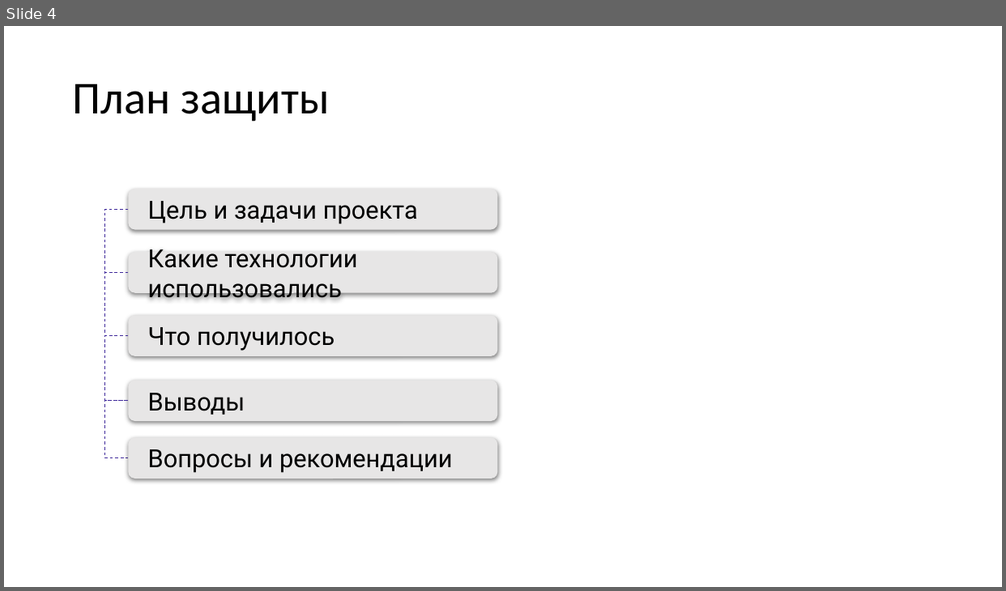
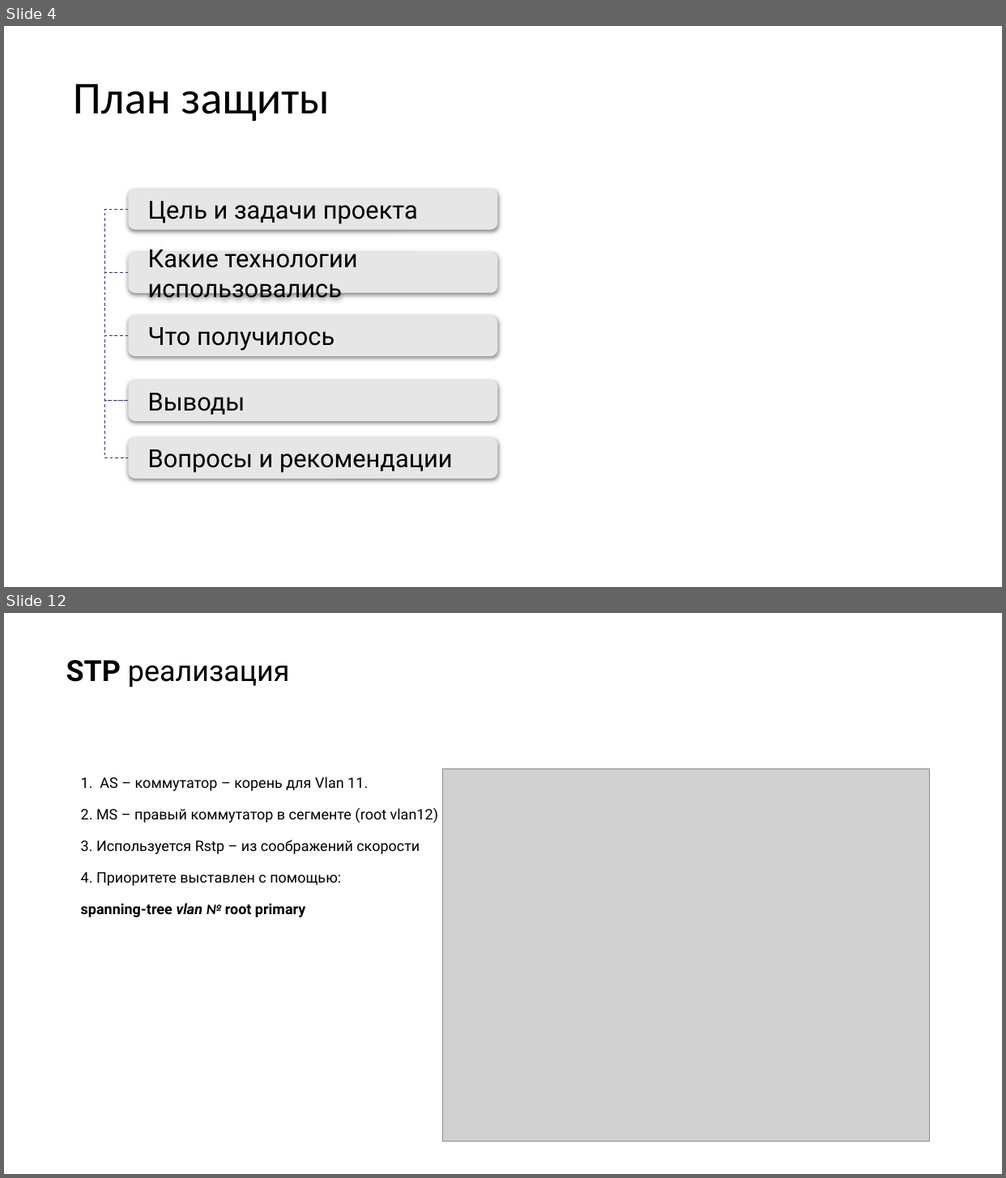
Before and after one commit to aarkin002/otus_NEb, a slide deck: Project/Otus_basic.pptx. Shown one above the other, each under a label of ours: slide 4 before the commit, slides 4 and 12 after it; the slides between them are not shown. The pictures are 1006x591 and 1006x1178 pixels, drawn with LibreOffice and Linux fonts; fonts in the diff are those of the drawing; grey boxes stand for pictures. Boxes give left, top, right and bottom in pixels: in the first picture for what was removed or moved away, otherwise in the second. Text is boxed around its words. In the diff, an @@ line names an element or a change of style, - is before the commit and + after.

```diff
--- a/Project/Otus_basic.pptx
+++ b/Project/Otus_basic.pptx
@@ slide 12 added at [4,613,1002,1174], background #FFFFFF @@
@@ title added at [66,660,290,688], 28 pt, text #000000 @@
+STP реализация
@@ text added at [81,777,438,918], 14 pt, text #000000 @@
+1. AS – коммутатор – корень для Vlan 11.
+2. MS – правый коммутатор в сегменте (root vlan12)
+3. Используется Rstp – из соображений скорости
+4. Приоритете выставлен с помощью:
+spanning-tree vlan № root primary
@@ picture added at [443,769,929,1142] @@
```
Also in this commit, not shown: 3 slides changed, 18 other slides added, 2 slides removed, 1 other file.
